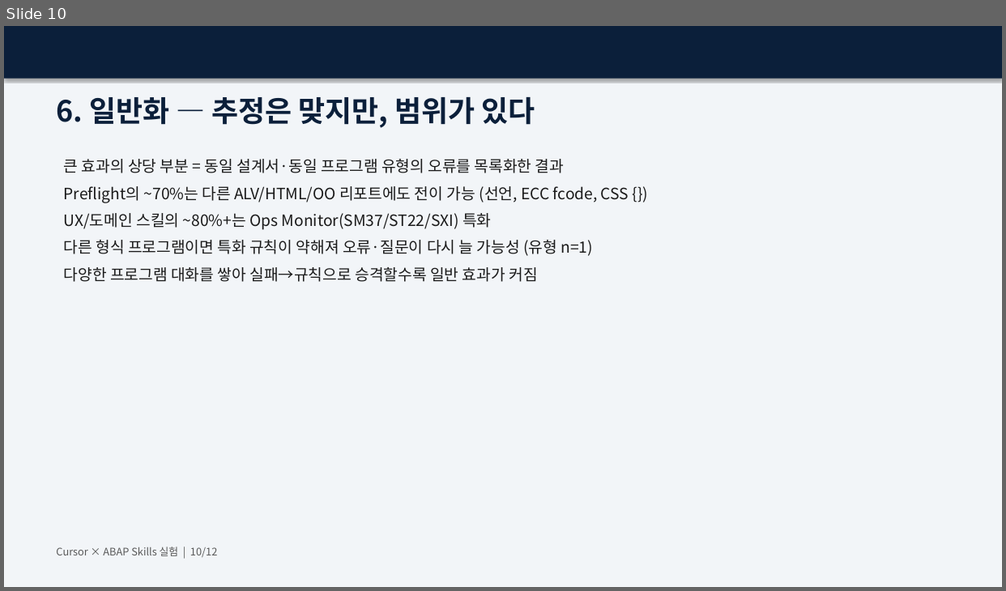
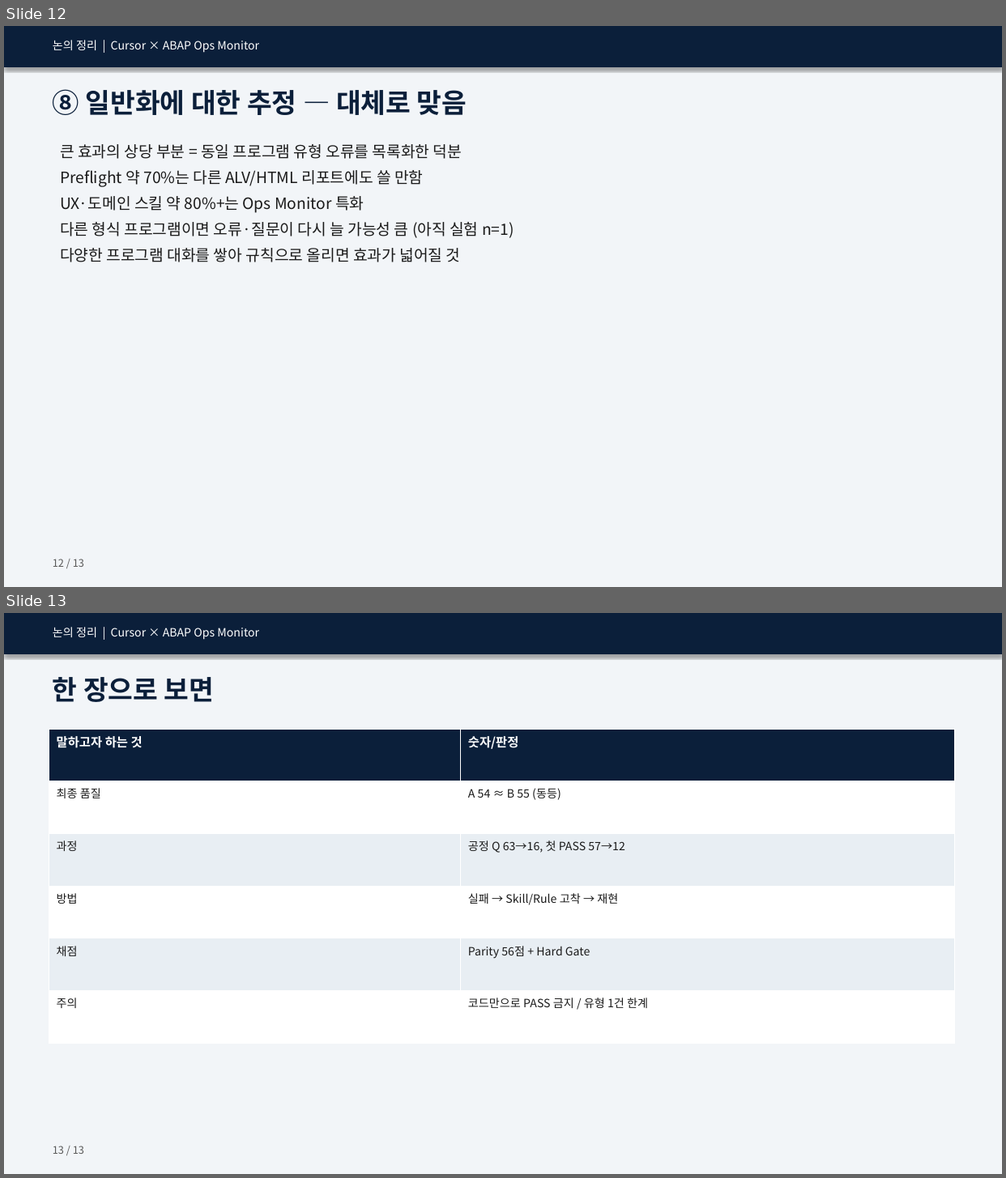
Before and after one commit to hyosungitx00/AI, a slide deck: docs/report/Cursor_ABAP_Skills_Parity_발표자료.pptx. Shown one above the other, each under a label of ours: slide 10 before the commit, slides 12 and 13 after it. The pictures are 1006x591 and 1006x1178 pixels, drawn with LibreOffice and Linux fonts; fonts in the diff are those of the drawing. Boxes give left, top, right and bottom in pixels: in the first picture for what was removed or moved away, otherwise in the second. Text is boxed around its words. In the diff, an @@ line names an element or a change of style, - is before the commit and + after.

```diff
--- a/docs/report/Cursor_ABAP_Skills_Parity_발표자료.pptx
+++ b/docs/report/Cursor_ABAP_Skills_Parity_발표자료.pptx
@@ slide 13 added at <box>4,613,1002,1174</box>, background #FFFFFF @@
@@ rectangle added at <box>4,613,1002,1174</box>, fill #F2F5F8 @@
@@ rectangle added at <box>4,613,1002,654</box>, fill #0B1F3A @@
@@ text added at <box>53,627,259,640</box>, 11 pt, text #FFFFFF @@
+논의 정리 | Cursor × ABAP Ops Monitor
@@ text added at <box>53,677,214,702</box>, 26 pt, text #0B1F3A, bold @@
+한 장으로 보면
@@ table added at <box>49,729,955,1043</box>, 6 rows, 2 columns @@
+말하고자 하는 것 | 숫자/판정
+최종 품질 | A 54 ≈ B 55 (동등)
+과정 | 공정 Q 63→16, 첫 PASS 57→12
+방법 | 실패 → Skill/Rule 고착 → 재현
+채점 | Parity 56점 + Hard Gate
+주의 | 코드만으로 PASS 금지 / 유형 1건 한계
@@ text added at <box>53,1146,84,1154</box>, 10 pt, text #5A5A5A @@
+13 / 13
@@ what was slide 10 is now slide 12 @@
@@ slide 12 changed as well @@
@@ rectangle: place and size @@
-rectangle at <box>4,26,1002,79</box>
+rectangle at <box>4,26,1002,67</box>
@@ text added at <box>53,40,259,53</box>, 11 pt, text #FFFFFF @@
+논의 정리 | Cursor × ABAP Ops Monitor
@@ text at <box>53,89,467,115</box>: text changed; size 28 to 26 pt @@
-6. 일반화 — 추정은 맞지만, 범위가 있다
+⑧ 일반화에 대한 추정 — 대체로 맞음
@@ text at <box>60,144,514,263</box>: text changed @@
-큰 효과의 상당 부분 = 동일 설계서·동일 프로그램 유형의 오류를 목록화한 결과
-Preflight의 ~70%는 다른 ALV/HTML/OO 리포트에도 전이 가능 (선언, ECC fcode, CSS {})
-UX/도메인 스킬의 ~80%+는 Ops Monitor(SM37/ST22/SXI) 특화
-다른 형식 프로그램이면 특화 규칙이 약해져 오류·질문이 다시 늘 가능성 (유형 n=1)
-다양한 프로그램 대화를 쌓아 실패→규칙으로 승격할수록 일반 효과가 커짐
+큰 효과의 상당 부분 = 동일 프로그램 유형 오류를 목록화한 덕분
+Preflight 약 70%는 다른 ALV/HTML 리포트에도 쓸 만함
+UX·도메인 스킬 약 80%+는 Ops Monitor 특화
+다른 형식 프로그램이면 오류·질문이 다시 늘 가능성 큼 (아직 실험 n=1)
+다양한 프로그램 대화를 쌓아 규칙으로 올리면 효과가 넓어질 것
@@ text at <box>53,559,84,567</box>: text changed @@
-Cursor × ABAP Skills 실험 | 10/12
+12 / 13
```
Also in this commit, not shown: 1 other slide changed, 10 other slides added, 10 slides removed, 2 other files.
